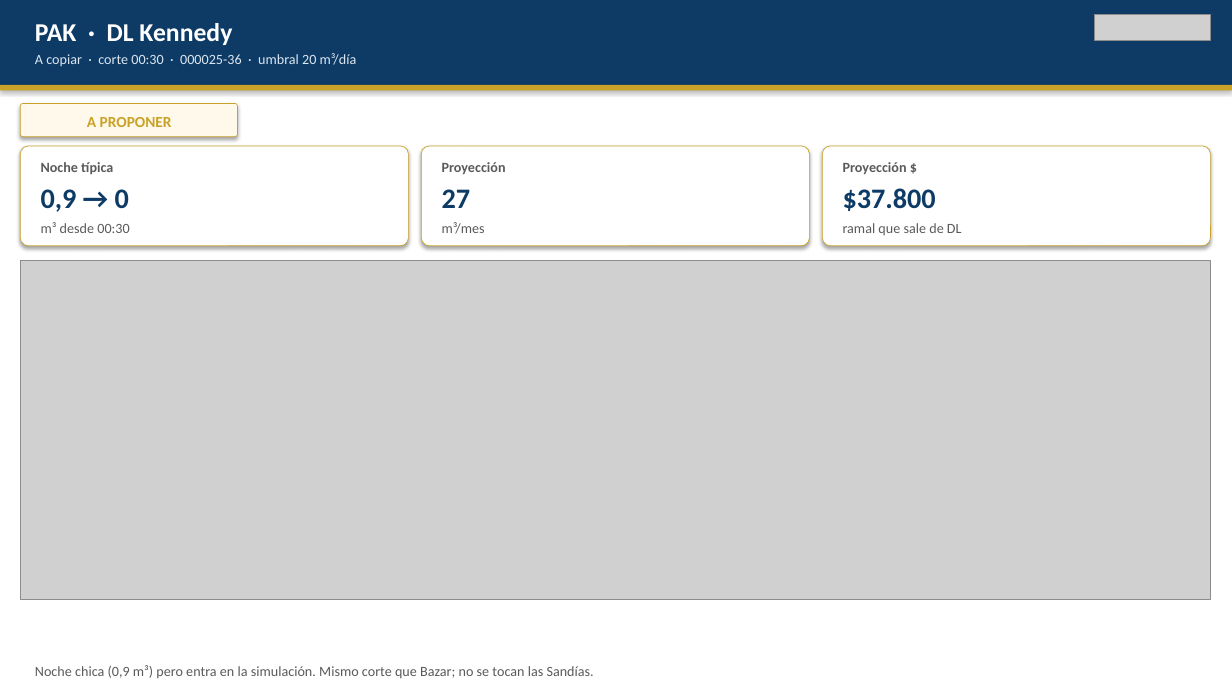
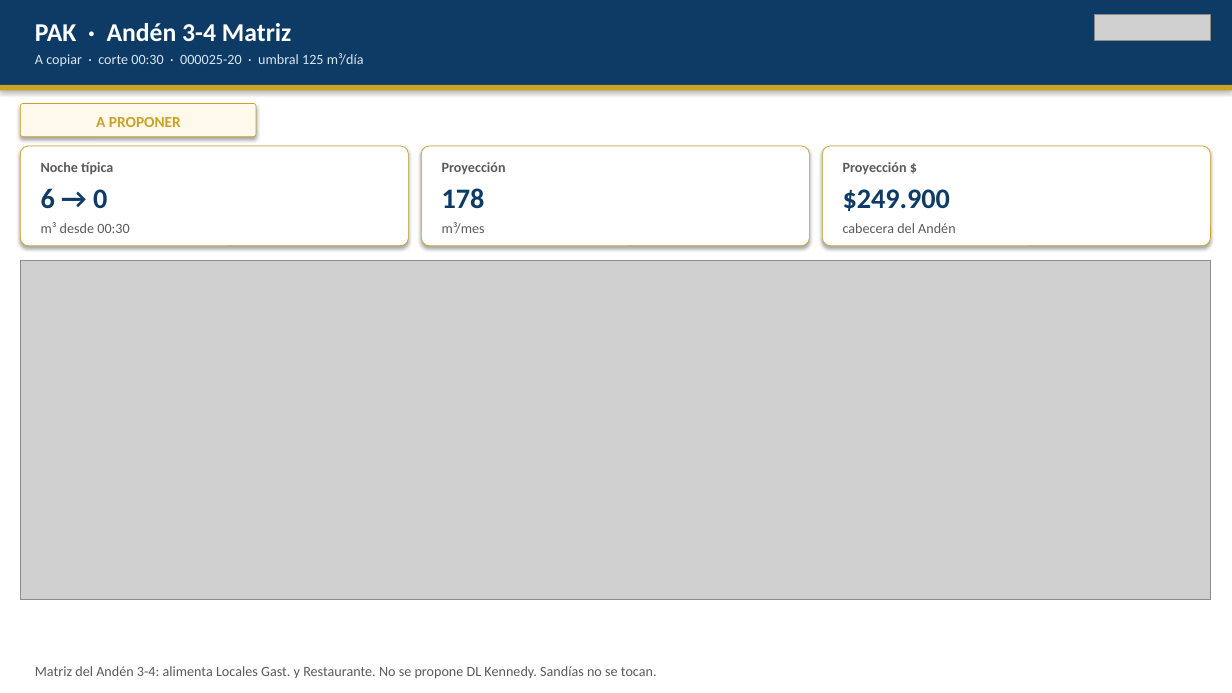
Before and after one commit to anibaloperacionesWes/wes-scripts, a slide deck: slide 8 of reports/Parque_Arauco/CONSOLIDADO/Fichas_onepage_PA_20260908.pptx (slide 7 before the commit). Drawn at 1232x693 pixels with LibreOffice and Linux fonts; fonts in the diff are those of the drawing; grey boxes stand for pictures. Boxes give left, top, right and bottom in pixels: in the first picture for what was removed or moved away, otherwise in the second. Text is boxed around its words. In the diff, an @@ line names an element or a change of style, - is before the commit and + after.

```diff
--- a/reports/Parque_Arauco/CONSOLIDADO/Fichas_onepage_PA_20260908.pptx
+++ b/reports/Parque_Arauco/CONSOLIDADO/Fichas_onepage_PA_20260908.pptx
@@ text at [35, 23, 291, 41]: text changed @@
-PAK · DL Kennedy
+PAK · Andén 3-4 Matriz
@@ text at [35, 53, 364, 66]: text changed @@
-A copiar · corte 00:30 · 000025-36 · umbral 20 m³/día
+A copiar · corte 00:30 · 000025-20 · umbral 125 m³/día
@@ rounded rectangle: place and size @@
-rounded rectangle at [20, 104, 238, 137]
+rounded rectangle at [20, 104, 256, 137]
@@ text "A PROPONER": place and size @@
-text "A PROPONER" at [87, 117, 172, 127]
+text "A PROPONER" at [96, 117, 181, 127]
@@ text at [41, 188, 107, 209]: text changed @@
-0,9 → 0
+6 → 0
@@ text at [442, 188, 485, 209]: text changed @@
-27
+178
@@ text at [843, 189, 950, 211]: text changed @@
-$37.800
+$249.900
@@ text at [843, 223, 955, 233]: text changed @@
-ramal que sale de DL
+cabecera del Andén
@@ text at [35, 666, 657, 679]: text changed @@
-Noche chica (0,9 m³) pero entra en la simulación. Mismo corte que Bazar; no se tocan las Sandías.
+Matriz del Andén 3-4: alimenta Locales Gast. y Restaurante. No se propone DL Kennedy. Sandías no se tocan.
```
Also in this commit, not shown: 8 other slides changed, 1 slide added, 10 other files.
